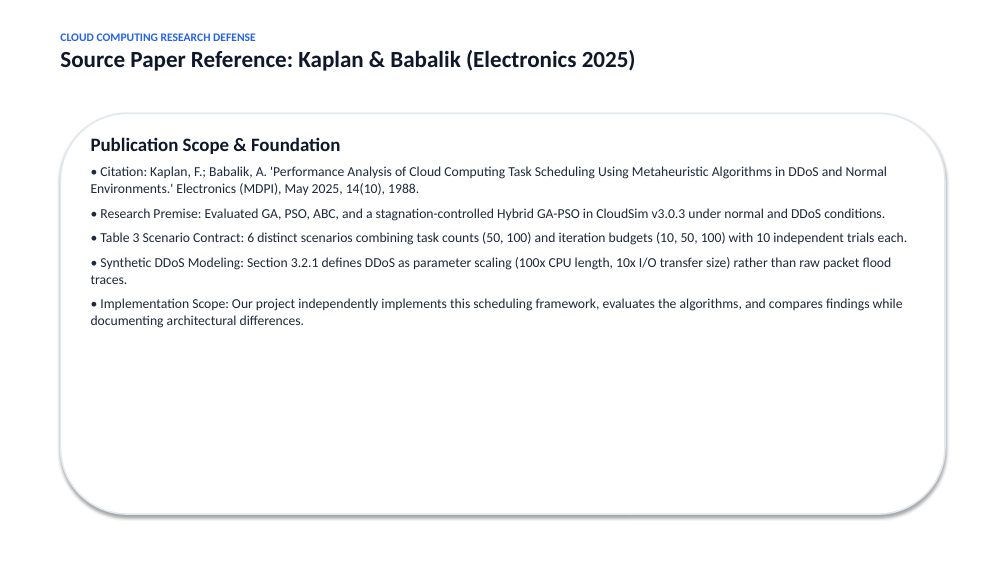
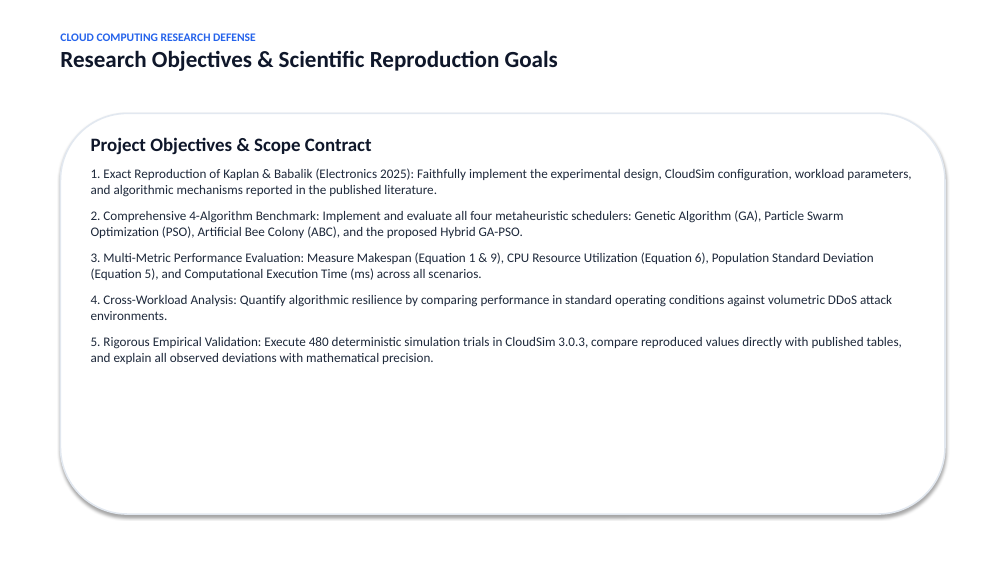
Before and after one commit to Jatin21006/cloud-scheduling-research-, a slide deck: slide 4 of PRESENTATION_SLIDES.pptx. Drawn at 1008x567 pixels with LibreOffice and Linux fonts; fonts in the diff are those of the drawing. Boxes give left, top, right and bottom in pixels: in the first picture for what was removed or moved away, otherwise in the second. Text is boxed around its words. In the diff, an @@ line names an element or a change of style, - is before the commit and + after.

Commit message:
Finalize cloud scheduling paper reproduction

```diff
--- a/PRESENTATION_SLIDES.pptx
+++ b/PRESENTATION_SLIDES.pptx
@@ text at [60, 50, 558, 71]: text changed @@
-Source Paper Reference: Kaplan & Babalik (Electronics 2025)
+Research Objectives & Scientific Reproduction Goals
@@ text at [91, 137, 911, 364]: text changed; size 13 to 12.5 pt @@
-Publication Scope & Foundation
-• Citation: Kaplan, F.; Babalik, A. 'Performance Analysis of Cloud Computing Task Scheduling Using Metaheuristic Algorithms in DDoS and Normal Environments.' Electronics (MDPI), May 2025, 14(10), 1988.
-• Research Premise: Evaluated GA, PSO, ABC, and a stagnation-controlled Hybrid GA-PSO in CloudSim v3.0.3 under normal and DDoS conditions.
-• Table 3 Scenario Contract: 6 distinct scenarios combining task counts (50, 100) and iteration budgets (10, 50, 100) with 10 independent trials each.
-• Synthetic DDoS Modeling: Section 3.2.1 defines DDoS as parameter scaling (100x CPU length, 10x I/O transfer size) rather than raw packet flood traces.
-• Implementation Scope: Our project independently implements this scheduling framework, evaluates the algorithms, and compares findings while documenting architectural differences.
+Project Objectives & Scope Contract
+1. Exact Reproduction of Kaplan & Babalik (Electronics 2025): Faithfully implement the experimental design, CloudSim configuration, workload parameters, and algorithmic mechanisms reported in the published literature.
+2. Comprehensive 4-Algorithm Benchmark: Implement and evaluate all four metaheuristic schedulers: Genetic Algorithm (GA), Particle Swarm Optimization (PSO), Artificial Bee Colony (ABC), and the proposed Hybrid GA-PSO.
+3. Multi-Metric Performance Evaluation: Measure Makespan (Equation 1 & 9), CPU Resource Utilization (Equation 6), Population Standard Deviation (Equation 5), and Computational Execution Time (ms) across all scenarios.
+4. Cross-Workload Analysis: Quantify algorithmic resilience by comparing performance in standard operating conditions against volumetric DDoS attack environments.
+5. Rigorous Empirical Validation: Execute 480 deterministic simulation trials in CloudSim 3.0.3, compare reproduced values directly with published tables, and explain all observed deviations with mathematical precision.
```
Also in this commit, not shown: 8 other slides changed, 9 slides added, 9 slides removed, 36 other files.
